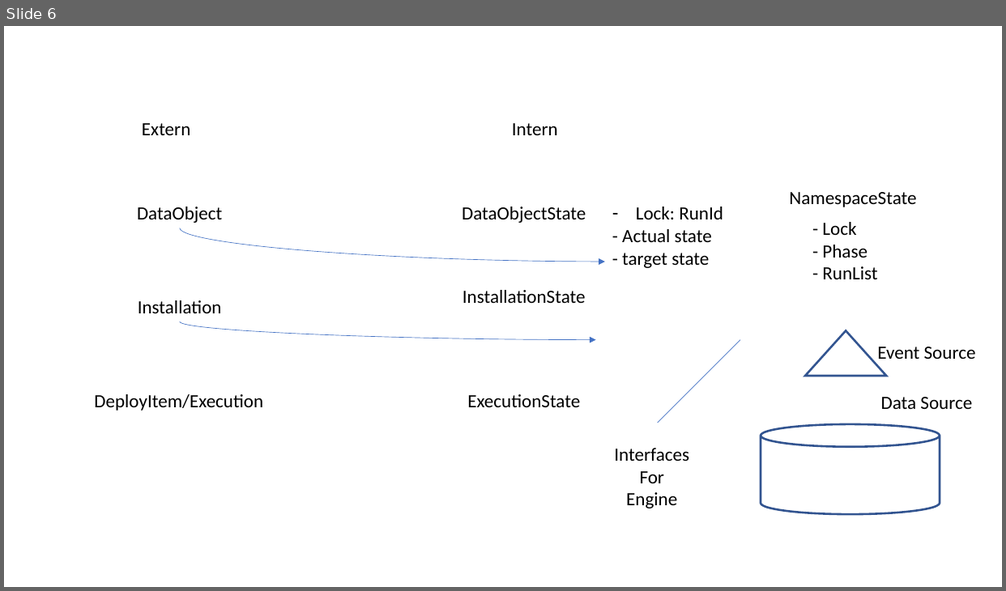
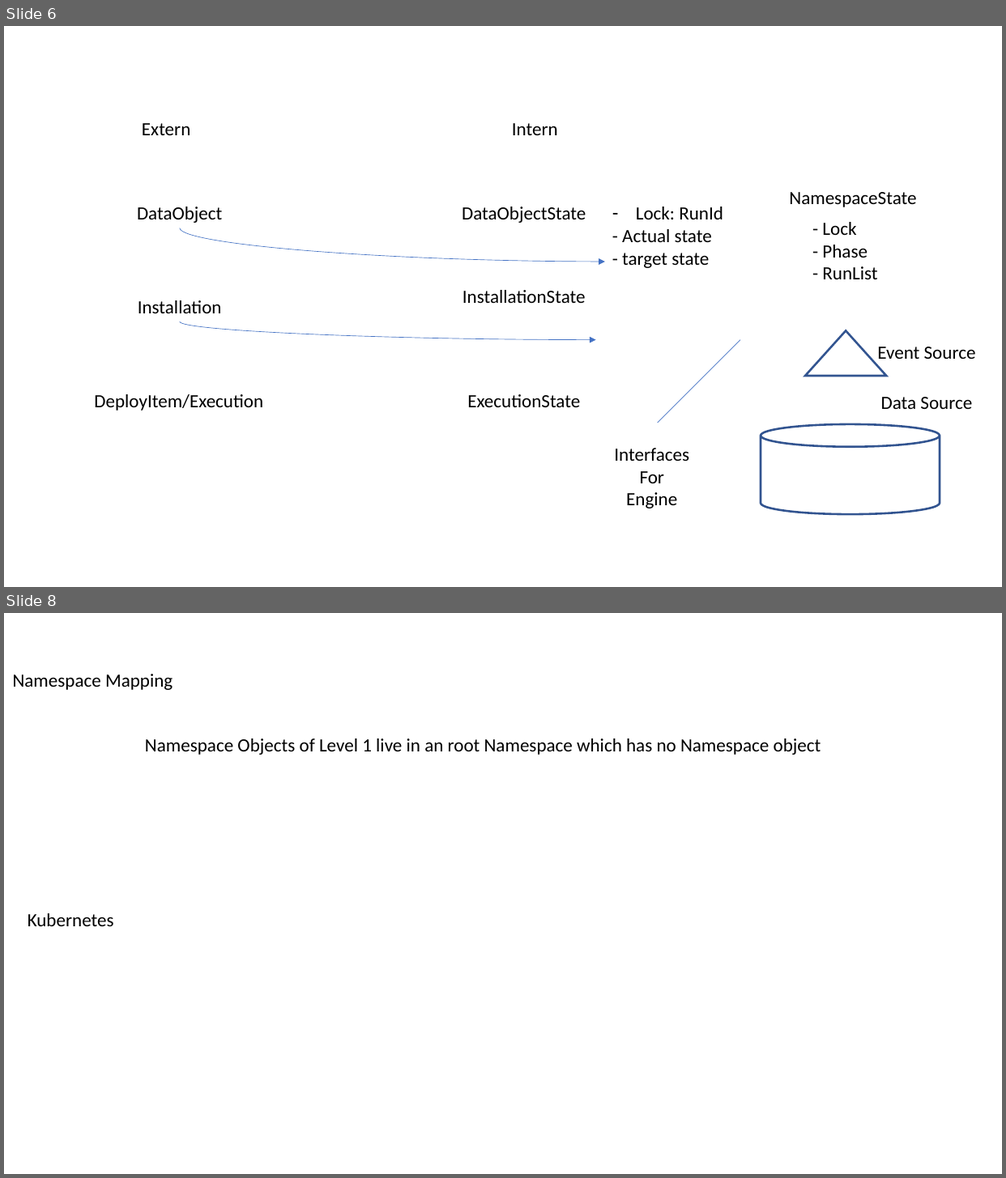
Before and after one commit to mandelsoft/engine, a slide deck: engine.pptx. Shown one above the other, each under a label of ours: slide 6 before the commit, slides 6 and 8 after it; the slides between them are not shown. The pictures are 1006x591 and 1006x1178 pixels, drawn with LibreOffice and Linux fonts; fonts in the diff are those of the drawing. Boxes give left, top, right and bottom in pixels: in the first picture for what was removed or moved away, otherwise in the second. Text is boxed around its words. In the diff, an @@ line names an element or a change of style, - is before the commit and + after.

```diff
--- a/engine.pptx
+++ b/engine.pptx
@@ slide 8 added at box(4, 613, 1002, 1174), background #FFFFFF @@
@@ text added at box(13, 674, 172, 690), 18 pt, text #000000 @@
+Namespace Mapping
@@ text added at box(145, 739, 821, 755), 18 pt, text #000000 @@
+Namespace Objects of Level 1 live in an root Namespace which has no Namespace object
@@ text added at box(27, 914, 114, 926), 18 pt, text #000000 @@
+Kubernetes
```
Also in this commit, not shown: 2 slides changed, 1 other slide added, 33 other files.
